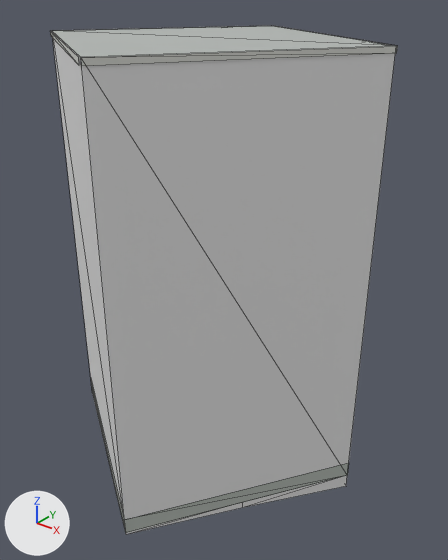
The glTF model public/models/buildings/osm-way-7670452.glb as it was, and as the next commit left it.
Rendered twice from a 50 mm camera at (7.97, -9.28, 9.97) aimed at (0.39, 0.2, 4.09). The axes (+X, +Y, +Z) are drawn at lower left. The lights are the same throughout. The picture after the commit comes second. Mesh edges are drawn as thin lines. Where no turn or scale is listed for an object, it has been applied to the vertices. Vertices at exactly the same position are counted once.

Script lines for the objects in view, before the commit:
```python
ob_reality_7670452_near_reality_concrete_plinth = bpy.data.objects.new('reality 7670452 near reality concrete plinth', me_reality_7670452_near_reality_concrete_plinth)
ob_reality_7670452_near_reality_concrete_plinth.location = (0.0, 0.0, 0.0)
ob_reality_7670452_near_reality_flat_weathered_roof = bpy.data.objects.new('reality 7670452 near reality flat weathered roof', me_reality_7670452_near_reality_flat_weathered_roof)
ob_reality_7670452_near_reality_flat_weathered_roof.location = (0.0, 0.0, 0.0)
ob_reality_7670452_near_reality_pale_aluminum_sill = bpy.data.objects.new('reality 7670452 near reality pale aluminum sill', me_reality_7670452_near_reality_pale_aluminum_sill)
ob_reality_7670452_near_reality_pale_aluminum_sill.location = (0.0, 0.0, 0.0)
# me_reality_7670452_near_reality_pale_aluminum_sill
# before: 2 (-0.82, 3.47, 9.0) at pixel (271, 25), 3 (-3.5, -0.66, 9.0) at pixel (51, 30), 6 (3.52, 0.75, 9.0) at pixel (397, 45), 7 (-0.78, 3.48, 9.0) at pixel (273, 25), 10 (0.85, -3.5, 9.0) at pixel (81, 57)
# before: 11 (3.53, 0.7, 9.0) at pixel (397, 46), 14 (-3.49, -0.71, 9.0) at pixel (50, 30), 15 (0.81, -3.51, 9.0) at pixel (78, 57)
# also in view: 'building foundation 7670452' at (0.01, -0.01, -0.28); 'reality 7670452 near reality aged pale plaster' at (0.01, -0.01, 4.5)
```
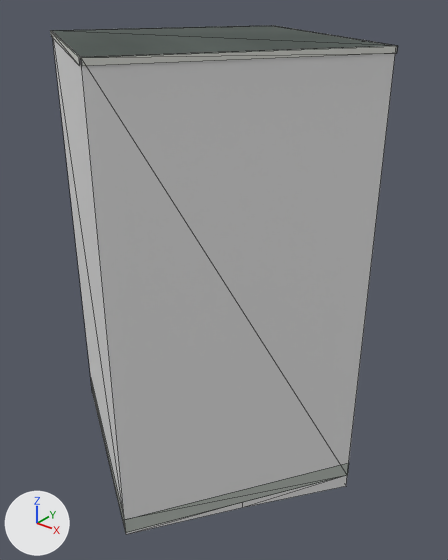
Boxes (x1, y1, x2, y2) around the edits, measured in the pictures (448 x 560 px):
'reality 7670452 near reality flat weathered roof', surface changed (darker)
    both: (53, 26, 389, 57)
part 1 of me_reality_7670452_near_reality_pale_aluminum_sill, added
    after: (51, 26, 395, 58)

Diff of the bpy script that builds the scene:
```diff
--- a/public/models/buildings/osm-way-7670452.glb.py
+++ b/public/models/buildings/osm-way-7670452.glb.py
@@ img_roof_color @@
+img_roof_color = load_image('roof-color', 'textures/1de3d7bb6546b7423004abcc0fb627c4d0c6ad03316b21d76a93f9bf4f470ca6.png', 256, 256, 'sRGB')
@@ mat_reality_flat_weathered_roof @@
 mat_reality_flat_weathered_roof = principled_material('reality flat weathered roof')
-mat_reality_flat_weathered_roof.base_color = (0.451, 0.475, 0.455)  # grey #b3b7b4
+mat_reality_flat_weathered_roof.texture = img_roof_color
 mat_reality_flat_weathered_roof.roughness = 0.83
@@ me_reality_7670452_near_reality_pale_aluminum_sill @@
 # used by ob_reality_7670452_near_reality_pale_aluminum_sill; location = (0.0, 0.0, 0.0)
 # verts and faces of me_reality_7670452_near_reality_pale_aluminum_sill; kept vertices keep their numbers, new ones are numbered from 16
-me_reality_7670452_near_reality_pale_aluminum_sill.from_pydata(...)  # 16 vertices, 8 faces; spans x -3.5..3.53, y -3.51..3.48, z 8.89..9.0
+me_reality_7670452_near_reality_pale_aluminum_sill.from_pydata(...)  # 20 vertices, 16 faces; spans x -3.5..3.53, y -3.51..3.48, z 8.89..9.0
+# me_reality_7670452_near_reality_pale_aluminum_sill part 1
+verts[16] = (-3.48, -0.68, 9.0)  # pixel (51, 30)
+verts[17] = (-0.8, 3.45, 9.0)  # pixel (271, 25)
+verts[18] = (3.5, 0.72, 9.0)  # pixel (396, 45)
+verts[19] = (0.82, -3.48, 9.0)  # pixel (80, 57)
+faces += [(2, 16, 17), (2, 3, 16), (6, 17, 18), (6, 7, 17), (10, 18, 19), (10, 11, 18)]
+faces += [(14, 19, 16), (14, 15, 19)]
 me_reality_7670452_near_reality_pale_aluminum_sill.materials.append(mat_reality_pale_aluminum_sill)
```
